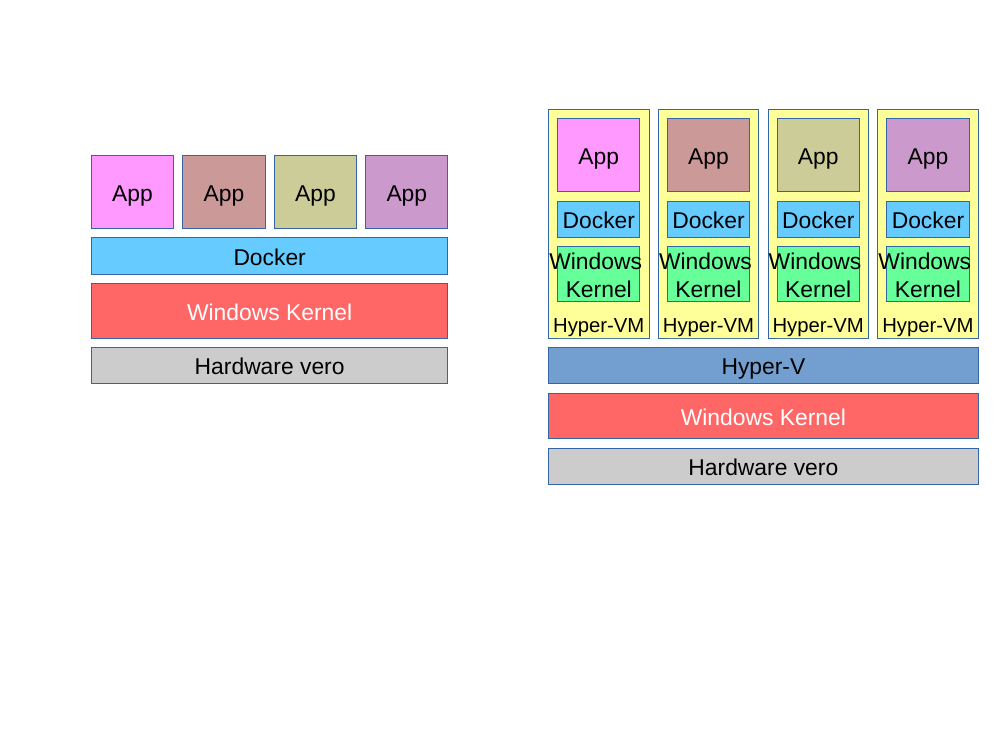
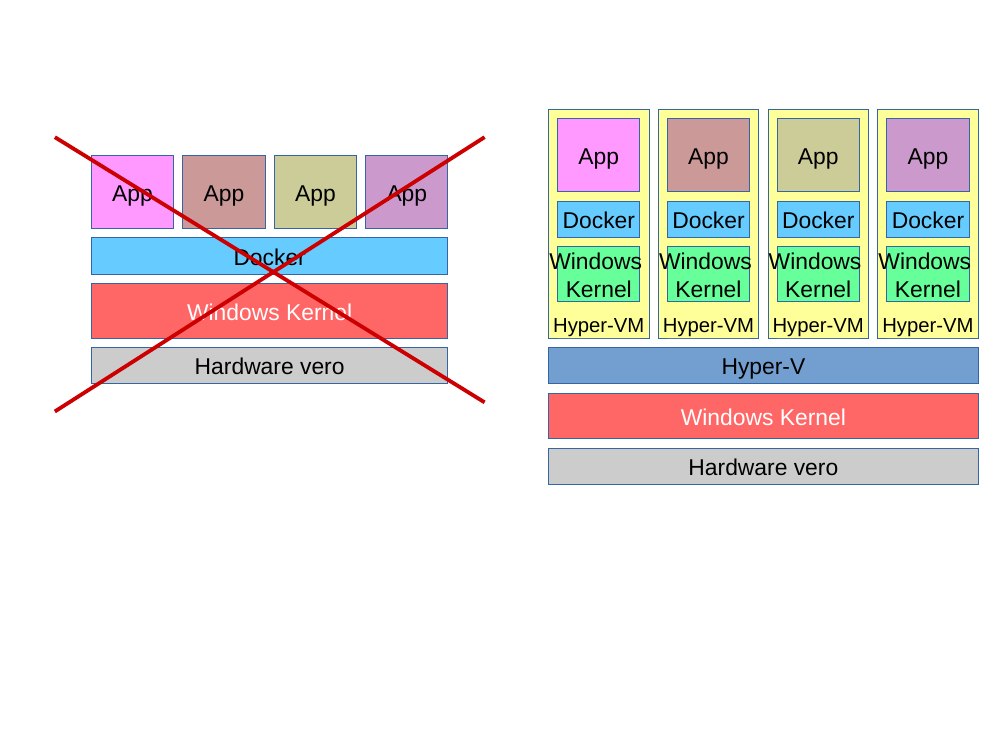
Before and after one commit to michelesimioli/docker_book, a slide deck: slide 4 of gitbook/slides.odp. Drawn at 1008x756 pixels with LibreOffice and Linux fonts; fonts in the diff are those of the drawing. Boxes give left, top, right and bottom in pixels: in the first picture for what was removed or moved away, otherwise in the second. Text is boxed around its words. In the diff, an @@ line names an element or a change of style, - is before the commit and + after.

```diff
--- a/gitbook/slides.odp
+++ b/gitbook/slides.odp
@@ line added from (55, 137) to (485, 402), #CC0000 3 pt @@
@@ line added from (485, 137) to (55, 412), #CC0000 3 pt @@
```
Also in this commit, not shown: 1 slide added, 8 other files.
